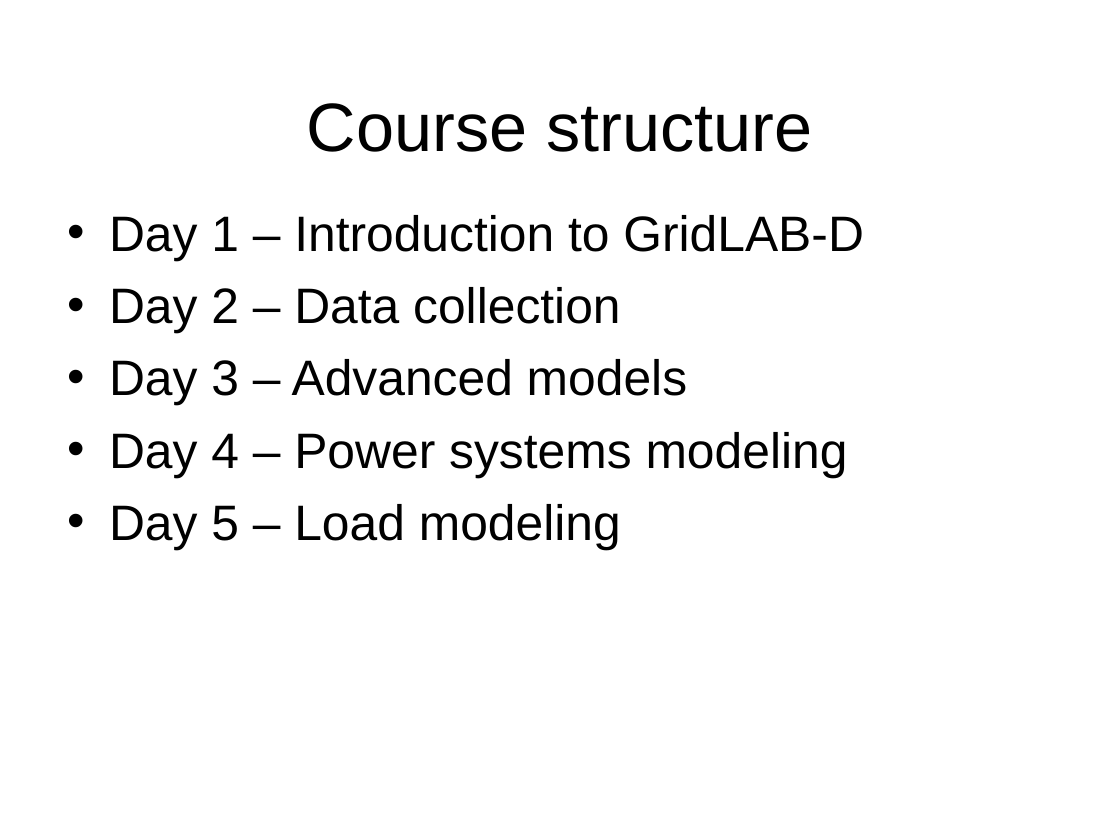
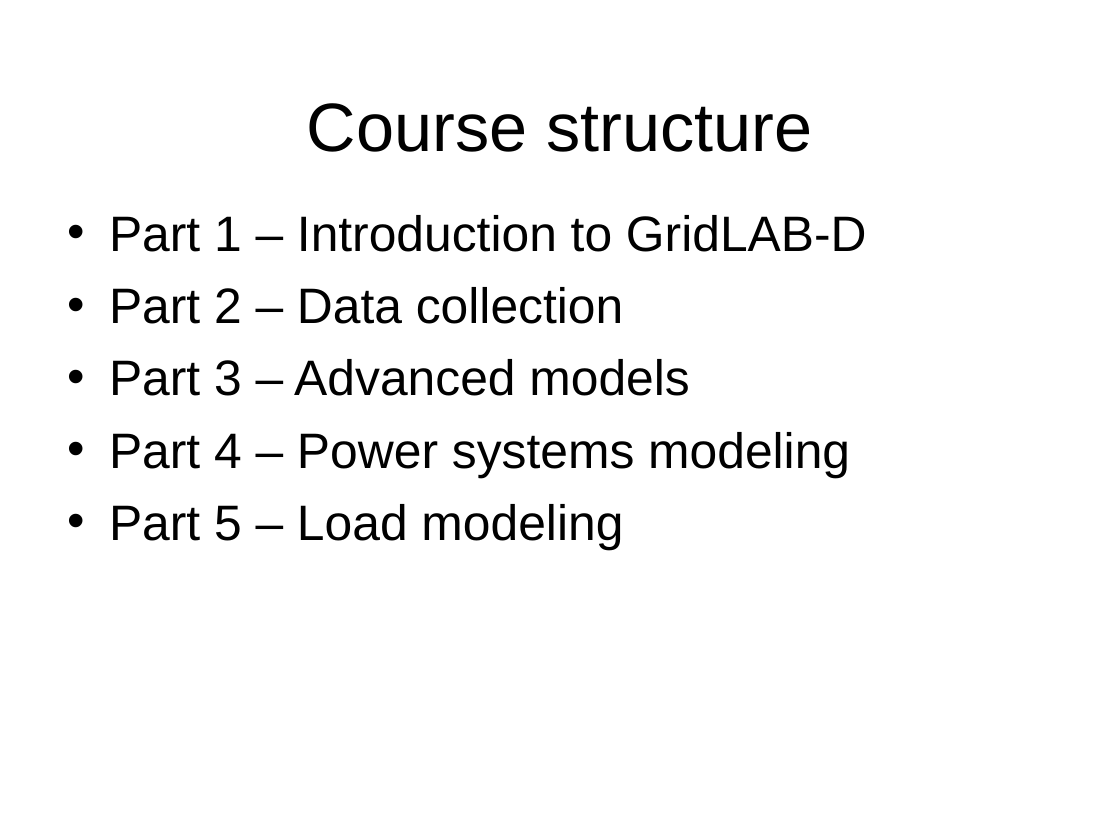
Before and after one commit to gridlab-d/course, a slide deck: slide 4 of 0 - Overview.pps. Drawn at 1120x840 pixels with LibreOffice and Linux fonts; fonts in the diff are those of the drawing; background and template pictures are left out. Boxes give left, top, right and bottom in pixels: in the first picture for what was removed or moved away, otherwise in the second. Text is boxed around its words. In the diff, an @@ line names an element or a change of style, - is before the commit and + after.

```diff
--- a/0 - Overview.pps
+++ b/0 - Overview.pps
@@ text at (109,215,867,550): text changed @@
-• Day 1 – Introduction to GridLAB-D
-• Day 2 – Data collection
-• Day 3 – Advanced models
-• Day 4 – Power systems modeling
-• Day 5 – Load modeling
+• Part 1 – Introduction to GridLAB-D
+• Part 2 – Data collection
+• Part 3 – Advanced models
+• Part 4 – Power systems modeling
+• Part 5 – Load modeling
```
Also in this commit, not shown: 3 other slides changed, 4 other files.
